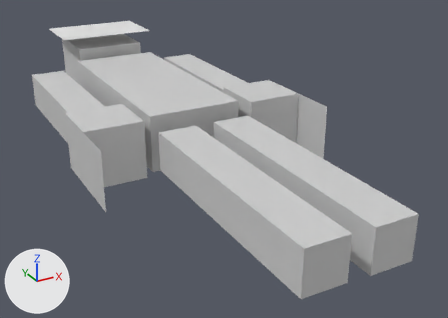
The COLLADA model netclient/media/mesh/player.dae, before and after one commit.
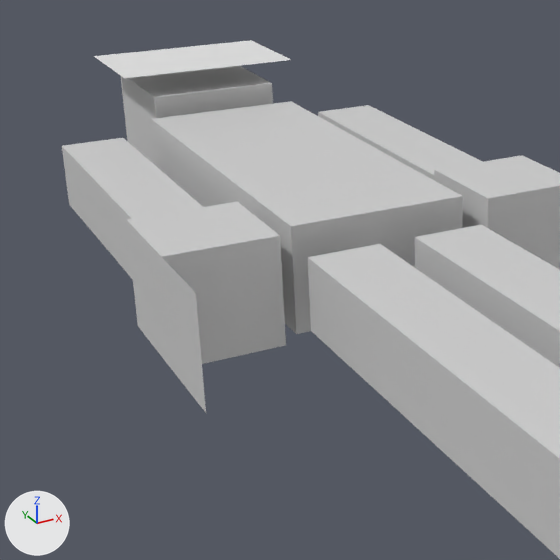
Old and new are each drawn whole from a 50 mm lens placed at (-3.29, -7.73, 2.95), pointed at (0.42, -0.97, -0.42) and again close up on the part from 0% to 64% of the width and 0% to 91% of the height. The lights are fixed; the arrows at lower left show +X, +Y and +Z. Where no turn or scale is listed for an object, it has been applied to the vertices.

Before the edit, the objects in view are built like this:
```python
me_cube = bpy.data.meshes.new('Cube')
me_cube.from_pydata(...)  # a box spanning x -0.63..0.62, y -1.0..2.0, z -0.62..0.12
me_cube.materials.append(mat_material_006)  # light grey #d1d1d1
me_cube_003 = bpy.data.meshes.new('Cube.003')
me_cube_003.from_pydata(...)  # a box spanning x -0.25..0.25, y -1.25..1.75, z -0.25..0.25
me_cube_003.materials.append(mat_material_004)  # light grey #d1d1d1
me_cube_008 = bpy.data.meshes.new('Cube.008')
me_cube_008.from_pydata(...)  # a box spanning x -0.375..0.375, y -0.875..-0.125, z -0.375..0.375
me_cube_008.materials.append(mat_material_010)  # light grey #d1d1d1
me_plane = bpy.data.meshes.new('Plane')
me_plane.from_pydata([(0.382, -0.368, -0.002), (-0.368, -0.382, -0.002), (0.37, 0.257, 0.001), (-0.379, 0.243, 0.001)], [], [(1, 0, 2, 3)])
me_plane.materials.append(mat_material_001)  # light grey #d1d1d1
ob_arm_r = bpy.data.objects.new('arm_R', me_cube_003)
ob_arm_r.location = (-1.125, 0.25, 0.0)
ob_claw_l = bpy.data.objects.new('claw_L', me_plane)
ob_claw_l.location = (-1.5, -1.375, 0.0)
ob_claw_l.rotation_euler = (1.564, -1.553, -1.568)  # degrees (90, -89, -90)
ob_fist_r = bpy.data.objects.new('fist_R', me_cube_008)
ob_fist_r.location = (-1.125, -0.25, 0.0)
ob_torso = bpy.data.objects.new('torso', me_cube)
ob_torso.location = (0.0, 0.0, 0.25)
# also in view: 'arm_L' at (1.12, 0.5, 0.0); 'fist_L' at (1.12, -0.75, 0.0); 'leg_L' at (0.38, -2.75, 0.0); 'helmet' at (0.01, 2.74, -0.01); 'face_overlay' at (0.0, 2.75, 0.68)
```
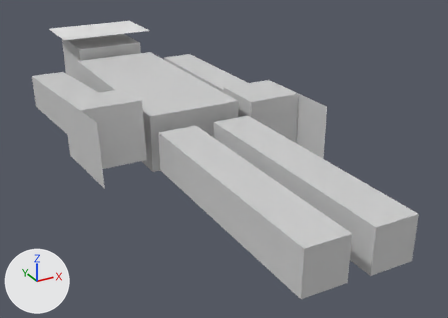
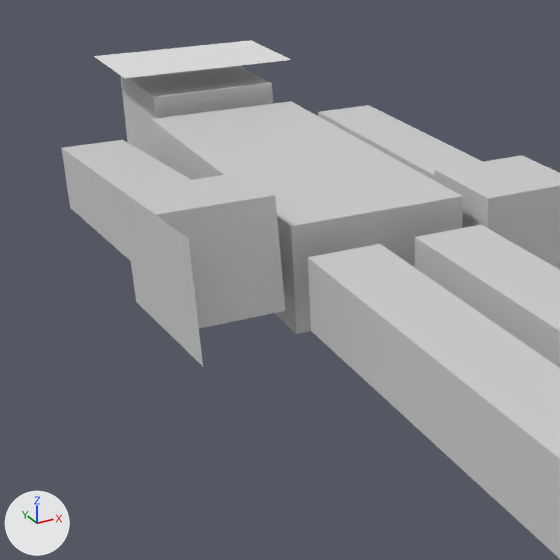
The change, as a list of edits to the scene's bpy script:
```text
Change ob_arm_r:
    ob_arm_r.location: (-1.125, 0.25, 0.0) -> (-1.125, 0.256, 0.131)
    ob_arm_r.rotation_euler: (0.0, 0.0, 0.0) -> (-0.0873, 0.0, 0.0)  # degrees (0, 0, 0) -> degrees (-5, 0, 0)
Change ob_fist_r:
    ob_fist_r.location: (-1.125, -0.25, 0.0) -> (-1.125, -0.242, 0.174)
    ob_fist_r.rotation_euler: (0.0, 0.0, 0.0) -> (-0.0873, 0.0, 0.0)  # degrees (0, 0, 0) -> degrees (-5, 0, 0)
Change ob_claw_l:
    ob_claw_l.location: (-1.5, -1.375, 0.0) -> (-1.5, -1.363, 0.272)
    ob_claw_l.rotation_euler: (1.564, -1.553, -1.568) -> (-1.574, -1.502, 1.57)  # degrees (90, -89, -90) -> degrees (-90, -86, 90)
```

Boxes (x1, y1, x2, y2) around the edits, measured in the close-ups (560 x 560 px):
'fist_R', moved, turned
    before: (126, 202, 286, 369)
    after: (122, 174, 285, 334)
'arm_R', moved, turned
    before: (62, 138, 203, 279)
    after: (62, 140, 191, 261)
'claw_L', moved, turned
    before: (162, 258, 206, 413)
    after: (155, 215, 203, 366)
